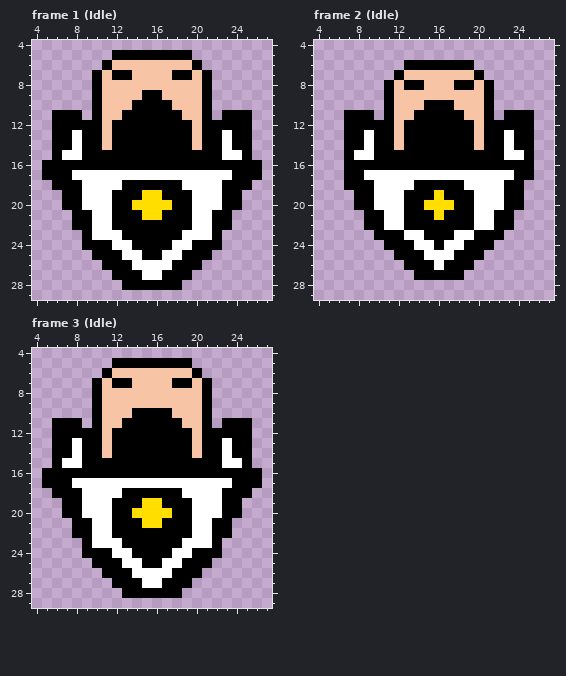
Pixel-art file -- Assets/Sprites/Guard.aseprite. Above, as it was before the edit.
32x32 pixels, 3 frames. Shown: frame 1 (Idle): x 4..27, y 4..29; frame 2 (Idle): x 4..27, y 4..29; frame 3 (Idle): x 4..27, y 4..29. The commit also changed other frames, which this record leaves out.
The result:
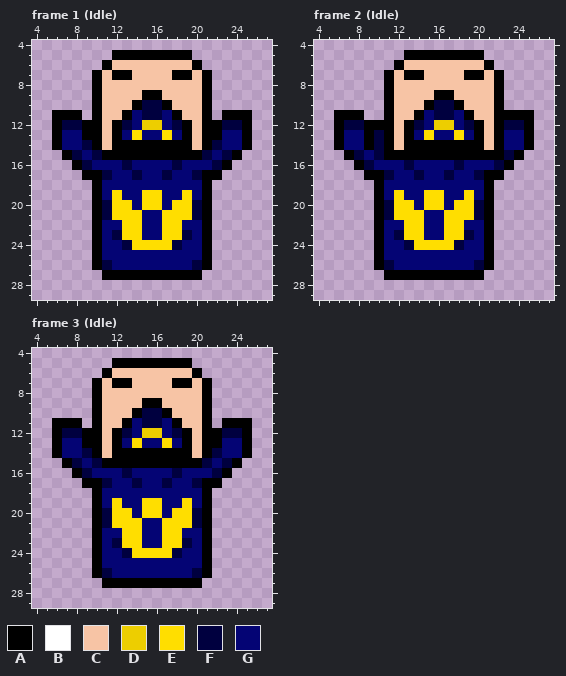
Palette (. is transparent): A #000000  B #ffffff  C #f7c4a5  D #edce00  E #ffde00  F #00003f  G #040474
The commit says: 6 sprites made and added character to hierarchy
Diff:
layer "Character/Detail" added
Changed rows in their new state; - is an unchanged pixel.
Frame 1 (Idle), layers "Character/Detail", "Character/Idle Character Up":
first column x 5:
10 ----------FF----------
11 ---------GFFG---------
12 --FF----FGDDGF----FF--
13 --GG----GEGGEG----GG--
14 --GGF------------FGG--
15 -.AFGF----------FGFA.-
16 ...-FGGGFGGGGFGGGF-...
17 ....AAFGGFGGFGGFAA....
18 -....AGGGGGGGGGGA....-
19 --...AGEGG--GGEGA...--
20 --...AFEEG--GEEFA...--
21 ---..AFEEEGGEEEFA..---
22 ---..AGGEEGGEEGGA..---
23 ----.AGFEEGGEEFGA.----
24 ----.-GGFEEEEFGG-.----
25 ------GGGGGGGGGG------
26 -----AFGGGGGGGGFA-----
27 ------A---AA---A------
28 --------......--------
Frame 2 (Idle), layers "Character/Detail", "Character/Idle Character Up":
first column x 6:
 5 -------AAAAAAAA-----
 6 ------ACCCCCCCCA----
 7 -----ACAA----A-CA---
 8 -------CC---CC-CA---
 9 ----------AA---CA---
10 ----------FFA--CA---
11 A--.-----GFFGA-CA---
12 AFF-----FGDDGFAC-FF-
13 AGGAF---GEGGEGAC-GG-
14 AGGAF---------AC-GG-
15 --FGF------------FA.
16 -.-FGGGFGGGGFGGGF-..
17 -..AAFGGFGGFGGFAA...
18 -...AGGGGGGGGGGA...-
19 --..AGEGGE-GGEGA...-
20 --..AFEEG--GEEFA...-
21 ---.-FEEEGGEEEFA..--
22 ---.-GGEEGGEEGGA..--
23 -----GFEEGGEEFG-.---
24 ----AGGFEEEEFGG-----
25 ----AGGGGGGGGGGA----
26 ----AFGGGGGGGGFA----
27 -----AAA-----AA-----
Frame 3 (Idle), layers "Character/Detail", "Character/Idle Character Up":
first column x 5:
 9 ----------AA----------
10 ----------FF----------
11 ---------GFFG---------
12 --FF----FGDDGF----FF--
13 --GG----GEGGEG----GG--
14 --GGF------------FGG--
15 -.AFGF----------FGFA.-
16 ...-FGGGFGGGGFGGGF-...
17 ....AAFGGFGGFGGFAA....
18 -....AGGGGGGGGGGA....-
19 --...AGEGG--GGEGA...--
20 --...AFEEG--GEEFA...--
21 ---..AFEEEGGEEEFA..---
22 ---..AGGEEGGEEGGA..---
23 ----.AGFEEGGEEFGA.----
24 ----.-GGFEEEEFGG-.----
25 ------GGGGGGGGGG------
26 -----AFGGGGGGGGFA-----
27 ------A---AA---A------
28 --------......--------
Pixel boxes of the changes (left, top, right, bottom) in both pictures:
changed: (42, 100, 262, 290)
changed: (334, 50, 534, 280)
changed: (42, 398, 262, 598)
